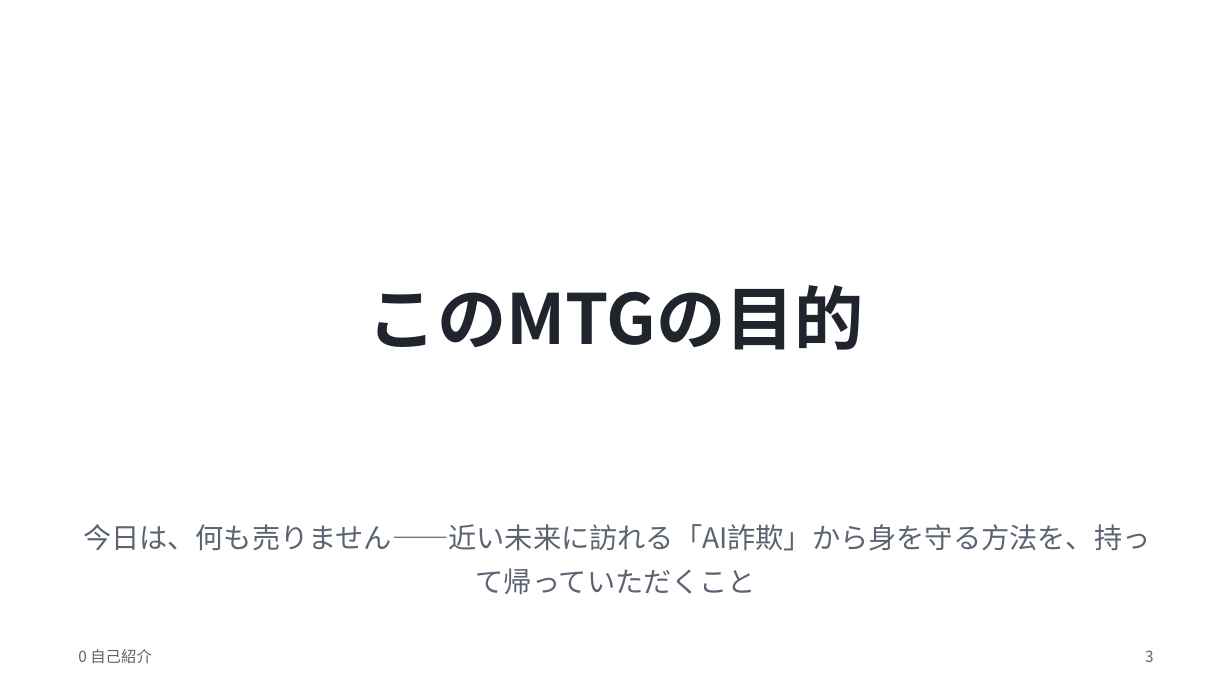
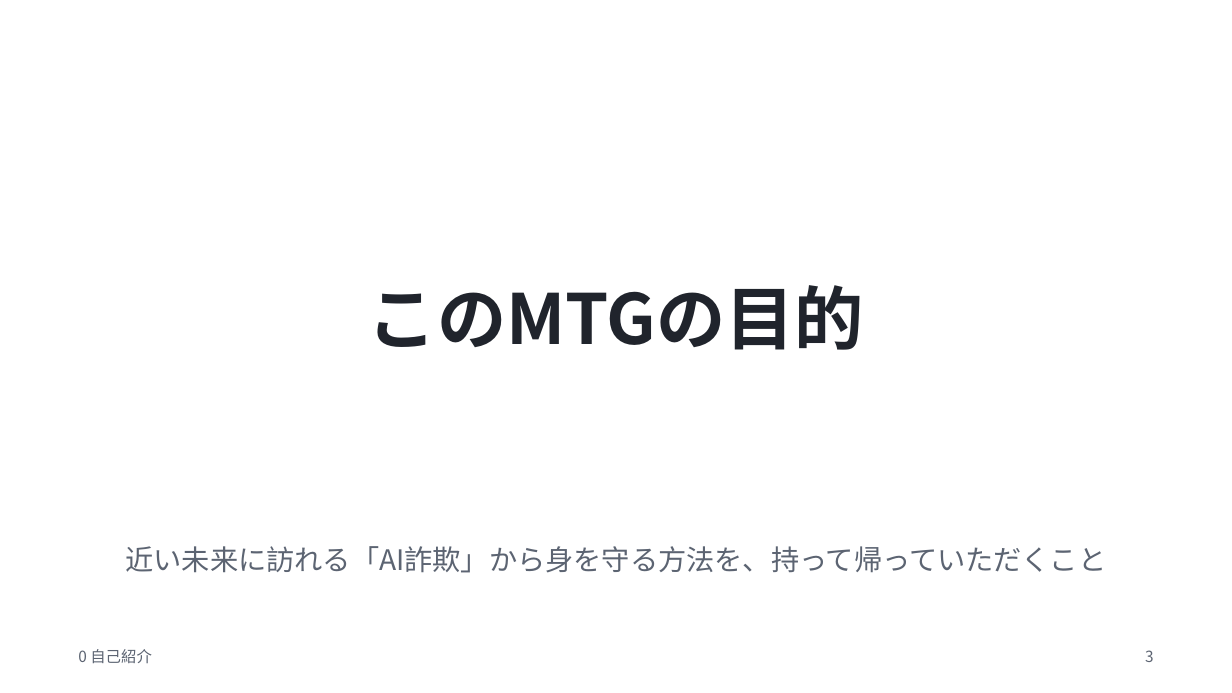
Before and after one commit to meitekku/deepfake-talk-v2, a slide deck: slide 3 of slides/deepfake-talk.pptx. Drawn at 1232x693 pixels with LibreOffice and Linux fonts; fonts in the diff are those of the drawing. Boxes give left, top, right and bottom in pixels: in the first picture for what was removed or moved away, otherwise in the second. Text is boxed around its words. In the diff, an @@ line names an element or a change of style, - is before the commit and + after.

Commit message:
「何も売りません」削除・第2部扉スライド削除(bigと重複)・警察偽番号の直後に実データ円グラフスライドを追加

```diff
--- a/slides/deepfake-talk.pptx
+++ b/slides/deepfake-talk.pptx
@@ text at box(126, 546, 1107, 573): text changed @@
-今日は、何も売りません——近い未来に訪れる「AI詐欺」から身を守る方法を、持って帰っていただくこと
+近い未来に訪れる「AI詐欺」から身を守る方法を、持って帰っていただくこと
```
Also in this commit, not shown: 3 other slides changed, 1 slide added, 1 slide removed, 8 other files.
